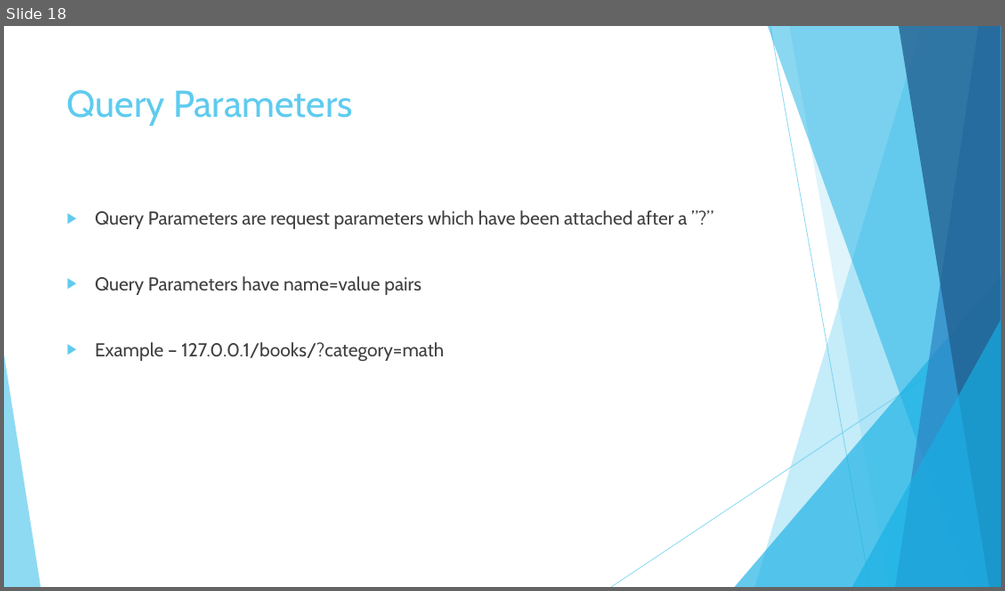
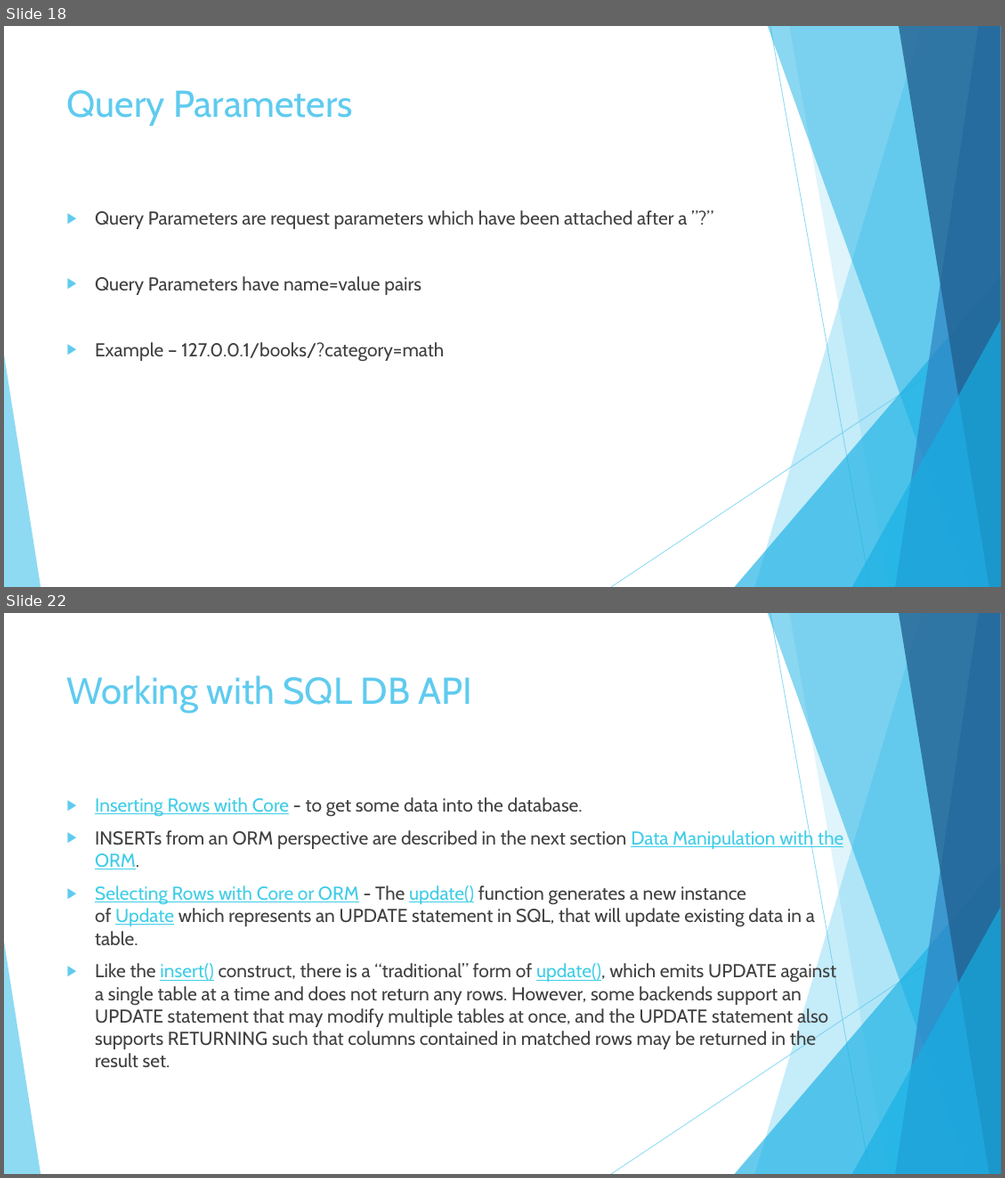
Before and after one commit to imcuteani/FastAPI-PythonAI-Development, a slide deck: Slides/Day-2/FASTAPI Development using Python on Cloud-Day2.pptx. Shown one above the other, each under a label of ours: slide 18 before the commit, slides 18 and 22 after it; the slides between them are not shown. The pictures are 1005x591 and 1005x1178 pixels, drawn with LibreOffice and Linux fonts; fonts in the diff are those of the drawing. Boxes give left, top, right and bottom in pixels: in the first picture for what was removed or moved away, otherwise in the second. Text is boxed around its words. In the diff, an @@ line names an element or a change of style, - is before the commit and + after.

```diff
--- a/Slides/Day-2/FASTAPI Development using Python on Cloud-Day2.pptx
+++ b/Slides/Day-2/FASTAPI Development using Python on Cloud-Day2.pptx
@@ slide 22 added at bbox=[4, 613, 1001, 1174], background #FFFFFF; not listed: 10 template elements that a slide beside it also shows @@
@@ title added at bbox=[67, 675, 473, 713], 36 pt, text #5FCBEF @@
+Working with SQL DB API
@@ text added at bbox=[95, 797, 843, 1067], 18 pt, text #404040 @@
+▶ Inserting Rows with Core - to get some data into the database.
+▶ INSERTs from an ORM perspective are described in the next section Data Manipulation with the ORM.
+▶ Selecting Rows with Core or ORM - The update() function generates a new instance of Update which represents an UPDATE statement in SQL, that will update existing data in a table.
+▶ Like the insert() construct, there is a “traditional” form of update(), which emits UPDATE against a single table at a time and does not return any rows. However, some backends support an UPDATE statement that may modify multiple tables at once, and the UPDATE statement also supports RETURNING such that columns contained in matched rows may be returned in the result set.
```
Also in this commit, not shown: 1 slide changed, 4 other slides added, 5 slides removed, 3 other files.
